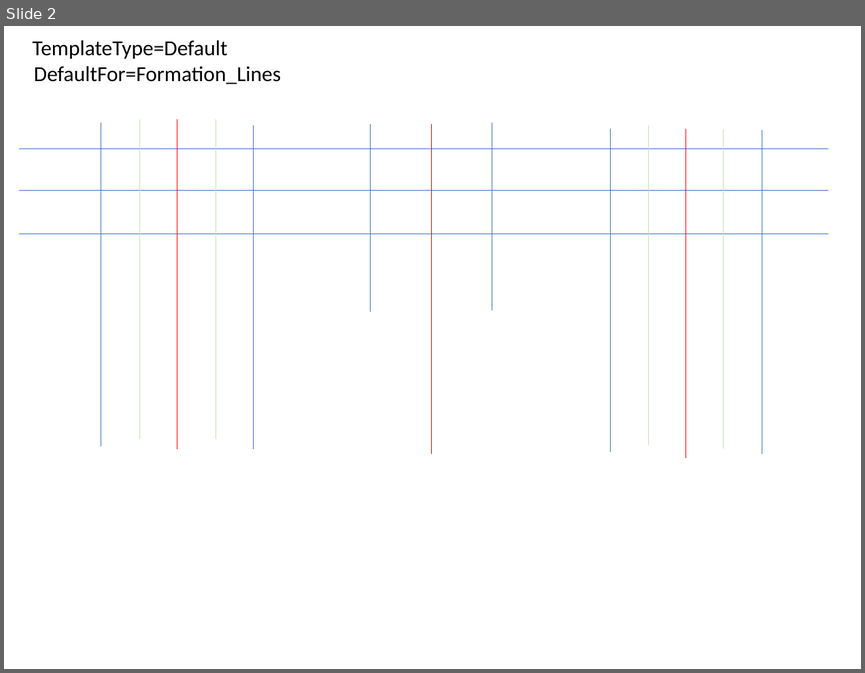
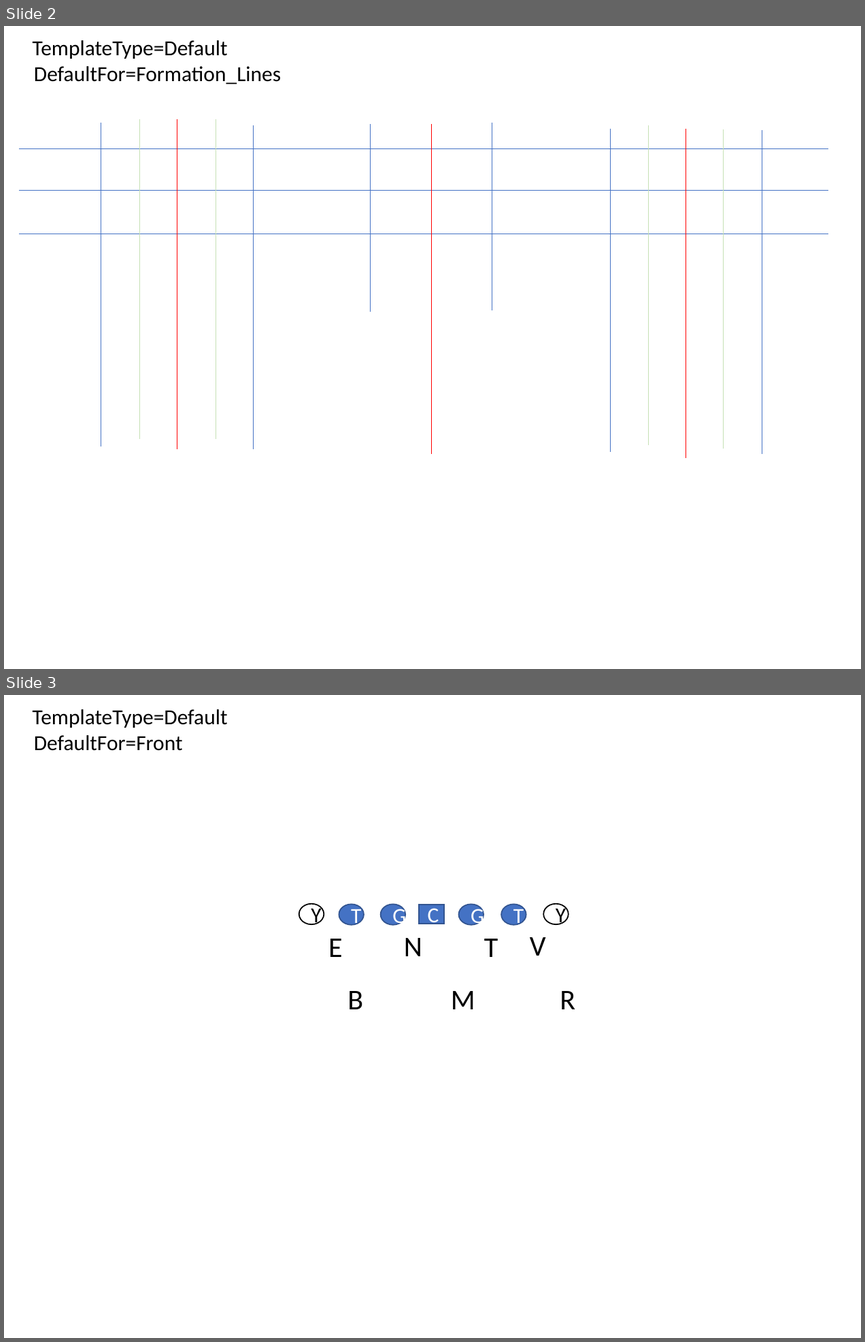
Before and after one commit to Aceplace/VBAScoutDCard, a slide deck: default_templates.pptx. Shown one above the other, each under a label of ours: slide 2 before the commit, slides 2 and 3 after it. The pictures are 865x673 and 865x1342 pixels, drawn with LibreOffice and Linux fonts; fonts in the diff are those of the drawing. Boxes give left, top, right and bottom in pixels: in the first picture for what was removed or moved away, otherwise in the second. Text is boxed around its words. In the diff, an @@ line names an element or a change of style, - is before the commit and + after.

```diff
--- a/default_templates.pptx
+++ b/default_templates.pptx
@@ slide 3 added at [4, 695, 861, 1338], background #FFFFFF @@
@@ text added at [33, 709, 228, 728], 18 pt, text #000000 @@
+TemplateType=Default
@@ text added at [34, 735, 183, 751], 18 pt, text #000000 @@
+DefaultFor=Front
@@ ellipse added at [298, 903, 324, 923], fill #FFFFFF, outline #000000 1 pt, 18 pt, text #000000 @@
+Y
@@ ellipse added at [339, 904, 364, 925], fill #4472C4, outline #325491 1 pt, 18 pt, text #FFFFFF @@
+T
@@ ellipse added at [380, 904, 405, 925], fill #4472C4, outline #325491 1 pt, 18 pt, text #FFFFFF @@
+G
@@ rectangle added at [419, 905, 443, 923], fill #4472C4, outline #325491 1 pt, 18 pt, text #FFFFFF @@
+C
@@ ellipse added at [459, 904, 484, 925], fill #4472C4, outline #325491 1 pt, 18 pt, text #FFFFFF @@
+G
@@ ellipse added at [501, 904, 526, 925], fill #4472C4, outline #325491 1 pt, 18 pt, text #FFFFFF @@
+T
@@ ellipse added at [544, 903, 568, 923], fill #FFFFFF, outline #000000 1 pt, 18 pt, text #000000 @@
+Y
@@ text added at [328, 938, 343, 957], 24 pt, text #000000 @@
+E
@@ text added at [404, 938, 422, 956], 24 pt, text #000000 @@
+N
@@ text added at [484, 938, 498, 957], 24 pt, text #000000 @@
+T
@@ text added at [530, 937, 546, 955], 24 pt, text #000000 @@
+V
@@ text added at [347, 991, 363, 1009], 24 pt, text #000000 @@
+B
@@ text added at [451, 991, 475, 1009], 24 pt, text #000000 @@
+M
@@ text added at [560, 991, 575, 1009], 24 pt, text #000000 @@
+R
```
Also in this commit, not shown: 4 other slides added, 2 other files.
